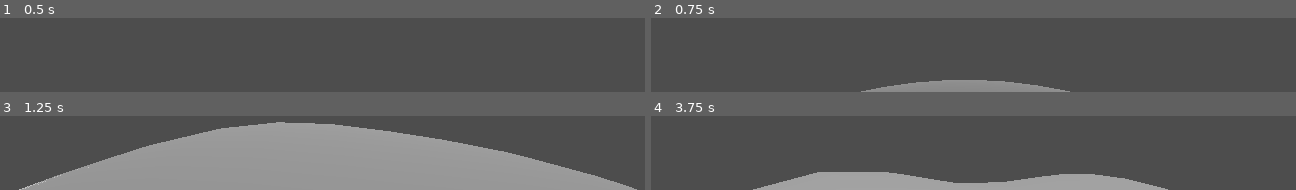
Above: before the commit, frames 1-4 (two rows, left to right).
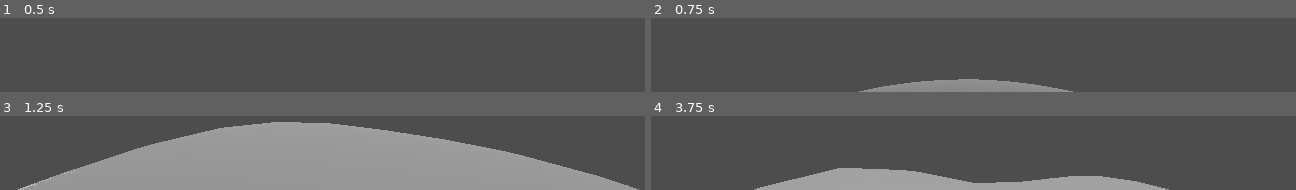
Above: after the commit, the same moments.

Repository: Routund/Earth_shakers
Game: Godot game, scene res://Scenes/test.tscn
Same seed, same stepped clock (60 frames per second), same inputs: the game is played once before the commit and once after it.
Inputs (mouse positions are in pixels of both pictures, inside the frame that each line leads up to):
- Up to frame 1 (0.5 s): no input
- Up to frame 2 (0.75 s): tap Enter at 0.5 s; move the mouse to (outside the picture) at 0.52 s; hold Up (up) from 0.53 s (still down)
- Up to frame 3 (1.25 s): keep holding Up (up); tap Space (jump) at 0.77 s
- Up to frame 4 (3.75 s): move the mouse to (outside the picture) at 1.27 s; tap Space (jump) at 1.52, 2, 3.02, 3.5 s; move the mouse to (outside the picture) at 2.02 s; tap Enter at 2.75 s; move the mouse to (outside the picture) at 2.77 s; release Up (up) at 2.78 s; hold A (left) 2.78-3.53 s; move the mouse to (outside the picture) at 3.52 s; hold Up (up) from 3.53 s (still down)

Frame 1 is identical in both runs. In frame 2, 0.3% of the frame differs, in the area x 32-66%, y 82-100%; in frame 3, 0.8%; in frame 4, 1.7%, in the area x 15-81%, y 70-100%.

Commit message:
Made rotation better

Diff:
--- a/Scenes/player.tscn
+++ b/Scenes/player.tscn
@@ -44,3 +44,5 @@
 visible = false
 target_position = Vector3(1, 0, 0)
 debug_shape_custom_color = Color(1, 0, 0.215686, 1)
+
+[node name="RayCast3D4" type="RayCast3D" parent="."]
--- a/player.gd
+++ b/player.gd
@@ -22,7 +22,7 @@
 	if event is InputEventMouseMotion:
 		rotate_y(-event.relative.x * SENS)
 		camera.rotate_x(-event.relative.y * SENS)
-		camera.rotation.x = clamp(camera.rotation.x, deg_to_rad(-80), deg_to_rad(80))
+		camera.rotation.x = clamp(camera.rotation.x, deg_to_rad(-70), deg_to_rad(70))
 
 func _physics_process(delta: float) -> void:
 
@@ -52,8 +52,9 @@
 	var input_dir := Input.get_vector("left", "right", "up", "down")
 	direction = Vector3(input_dir.x, 0, input_dir.y).normalized()
 
-	if direction:
+	if direction or camera_yaw !=0 :
 		perpendicular_movement = (direction.x * transform.basis.x + direction.z * transform.basis.z) * SPEED
+		camera_yaw = 0
 	else:
 		perpendicular_movement.x = move_toward(perpendicular_movement.x, 0, SPEED)
 		perpendicular_movement.z = move_toward(perpendicular_movement.z, 0, SPEED)
@@ -73,24 +74,23 @@
 func rotate_player():
 	# Change_player_position
 	var relative_up : Vector3 = position_normalized
-	var camera_forward : Vector3 = camera.global_transform.basis.z
-
-
-	var camera_placeholder_transform : Transform3D = camera.transform
-	transform = transform.looking_at(-camera_forward,relative_up)
+	var camera_forward : Vector3 = -transform.basis.z
+	var side_axis : Vector3 = relative_up.cross(camera_forward)
+	var new_forward : Vector3 = relative_up.cross(side_axis)
+	global_transform = global_transform.looking_at(-new_forward,relative_up)
 	#print(angle_between)
 
 
-	transform = Transform3D(transform.basis.x,transform.basis.z,-transform.basis.y,position)
+	global_transform = Transform3D(global_transform.basis.x,global_transform.basis.z,-global_transform.basis.y,position)
 
-	transform.orthonormalized()
-
-	camera.transform = camera_placeholder_transform
+	global_transform.orthonormalized()
 
 	#$RayCast3D.global_rotation = Vector3.ZERO
 	#$RayCast3D2.global_rotation = Vector3.ZERO
 	#$RayCast3D3.global_rotation = Vector3.ZERO
+	$RayCast3D4.global_rotation = Vector3.ZERO
 
 	#$RayCast3D.target_position = relative_up
 	#$RayCast3D2.target_position = -camera.global_transform.basis.z
 	#$RayCast3D3.target_position = global_transform.basis.y
+	$RayCast3D4.target_position = perpendicular_movement
